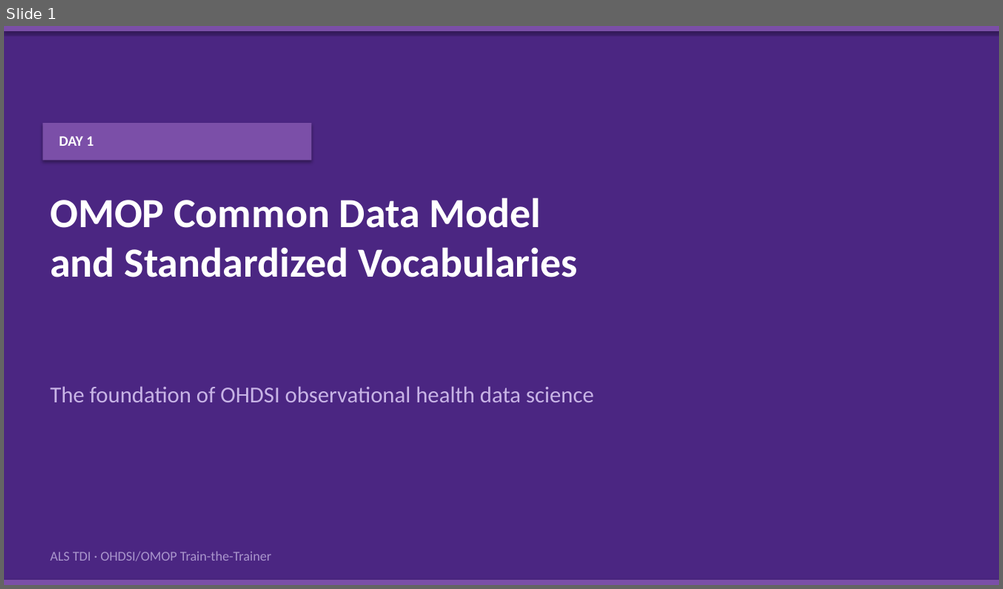
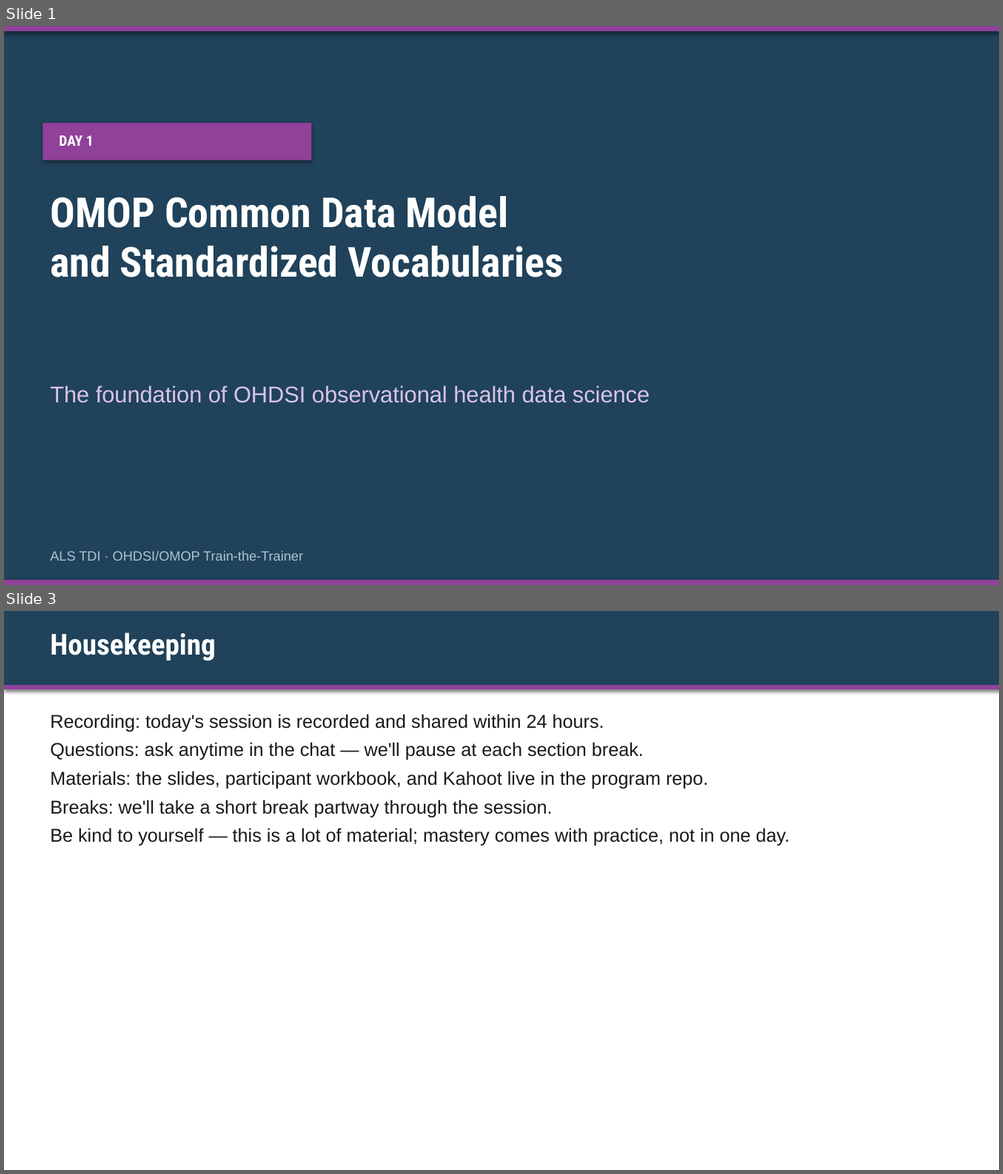
Before and after one commit to ALSTDI/ALS-RWE, a slide deck: docs/free-rwe-resources/train-the-trainer/training/day-01-omop-cdm/kit/Instructor-Deck-with-Notes.pptx. Shown one above the other, each under a label of ours: slide 1 before the commit, slides 1 and 3 after it; the slides between them are not shown. The pictures are 1003x589 and 1003x1174 pixels, drawn with LibreOffice and Linux fonts; fonts in the diff are those of the drawing. Boxes give left, top, right and bottom in pixels: in the first picture for what was removed or moved away, otherwise in the second. Text is boxed around its words. In the diff, an @@ line names an element or a change of style, - is before the commit and + after.

```diff
--- a/docs/free-rwe-resources/train-the-trainer/training/day-01-omop-cdm/kit/Instructor-Deck-with-Notes.pptx
+++ b/docs/free-rwe-resources/train-the-trainer/training/day-01-omop-cdm/kit/Instructor-Deck-with-Notes.pptx
@@ slide 3 added at (x1=4, y1=611, x2=999, y2=1170), background #FFFFFF @@
@@ rectangle added at (x1=4, y1=611, x2=999, y2=689), fill #20425A @@
@@ text added at (x1=50, y1=632, x2=216, y2=661), 28 pt, text #FFFFFF, bold @@
+Housekeeping
@@ rectangle added at (x1=4, y1=685, x2=999, y2=689), fill #904199 @@
@@ text added at (x1=50, y1=714, x2=790, y2=846), 18 pt, text #191919 @@
+Recording: today's session is recorded and shared within 24 hours.
+Questions: ask anytime in the chat — we'll pause at each section break.
+Materials: the slides, participant workbook, and Kahoot live in the program repo.
+Breaks: we'll take a short break partway through the session.
+Be kind to yourself — this is a lot of material; mastery comes with practice, not in one day.
@@ slide 1 changed as well @@
@@ rectangle at (x1=4, y1=26, x2=999, y2=585): fill #4B2682 to #20425A @@
@@ fill #7B4FA8 to #904199 in 3 elements at (x1=4, y1=26, x2=999, y2=31), (x1=4, y1=580, x2=999, y2=585), (x1=42, y1=123, x2=311, y2=160) @@
@@ text "DAY 1" at (x1=59, y1=136, x2=94, y2=146): font Calibri to Roboto Condensed @@
@@ text "OMOP Common Data Model and ..." at (x1=50, y1=196, x2=563, y2=278): font Calibri to Roboto Condensed @@
@@ text "The foundation of OHDSI observational ..." at (x1=50, y1=386, x2=649, y2=403): font Calibri to Arial, text colour #C8B4E6 to #D9C4E6 @@
@@ text "ALS TDI · OHDSI/OMOP Train-the-Trainer" at (x1=50, y1=551, x2=303, y2=561): font Calibri to Arial, text colour #AA96CD to #AEC4D2 @@
```
Also in this commit, not shown: 17 other slides changed, 5 other slides added, 11 other files.
